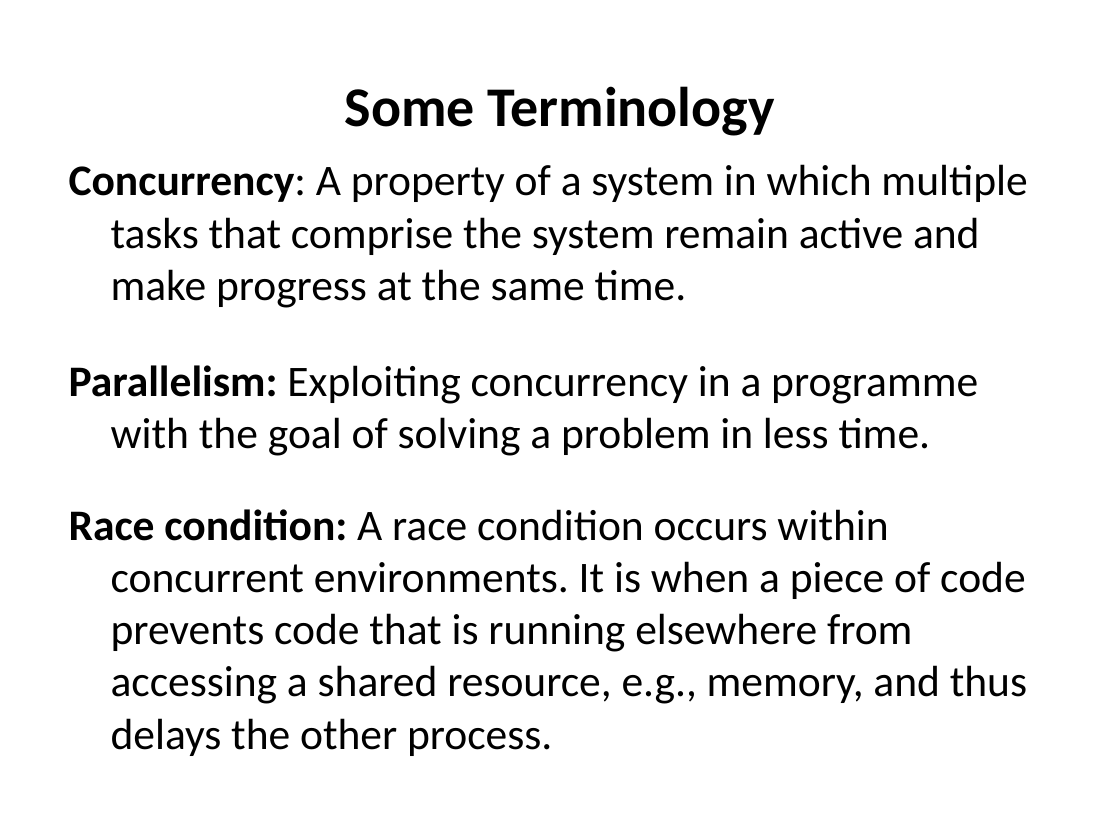
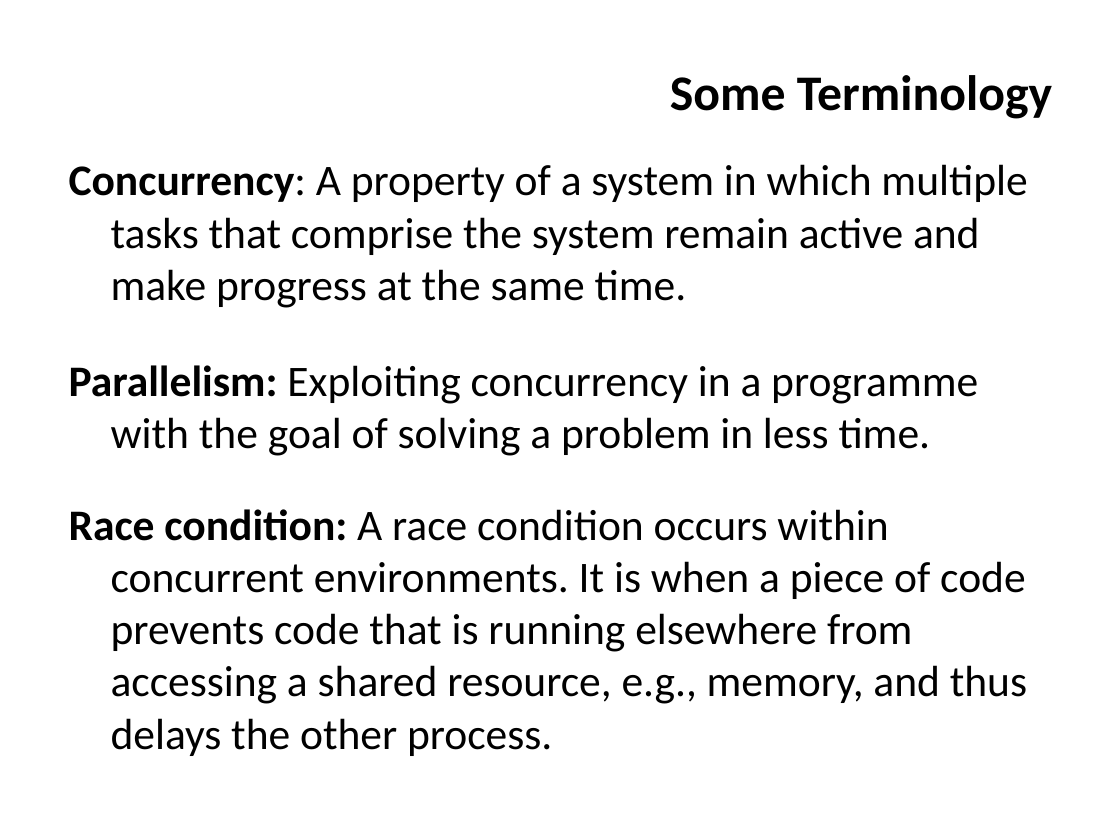
Before and after one commit to ncasuk/ncas-isc, a slide deck: slide 4 of overview_presentations/Parallel_Processing_Large_Data.pptx. Drawn at 1120x840 pixels with LibreOffice and Linux fonts; fonts in the diff are those of the drawing; background and template pictures are left out. Boxes give left, top, right and bottom in pixels: in the first picture for what was removed or moved away, otherwise in the second. Text is boxed around its words. In the diff, an @@ line names an element or a change of style, - is before the commit and + after.

```diff
--- a/overview_presentations/Parallel_Processing_Large_Data.pptx
+++ b/overview_presentations/Parallel_Processing_Large_Data.pptx
@@ title "Some Terminology": place and size @@
-title "Some Terminology" at (345,86,775,136)
+title "Some Terminology" at (670,75,1052,119)
@@ title "Some Terminology" at (670,75,1052,119): size 36 to 32 pt; alignment centre to right @@
```
Also in this commit, not shown: 25 other slides changed, 5 other files.
